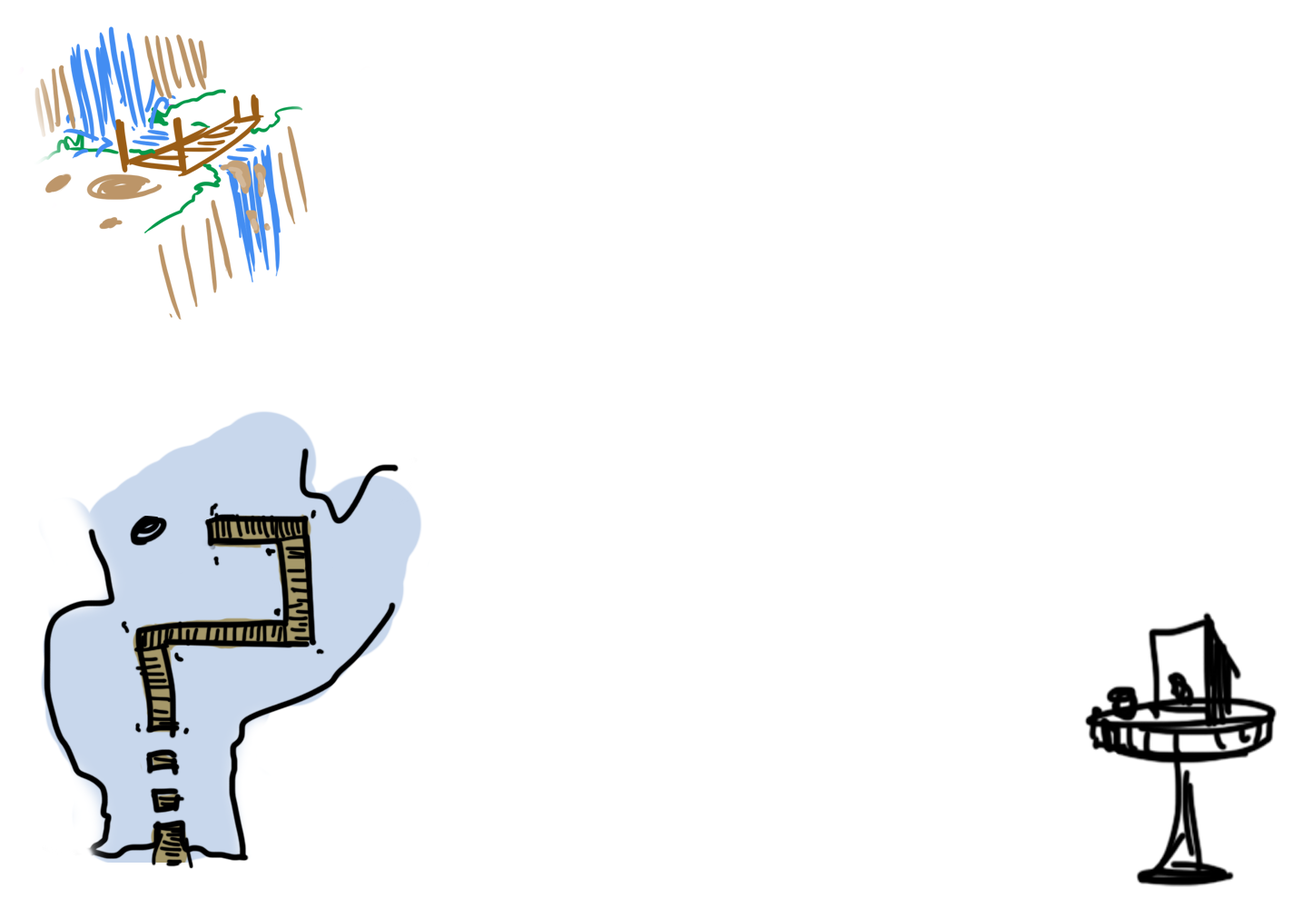
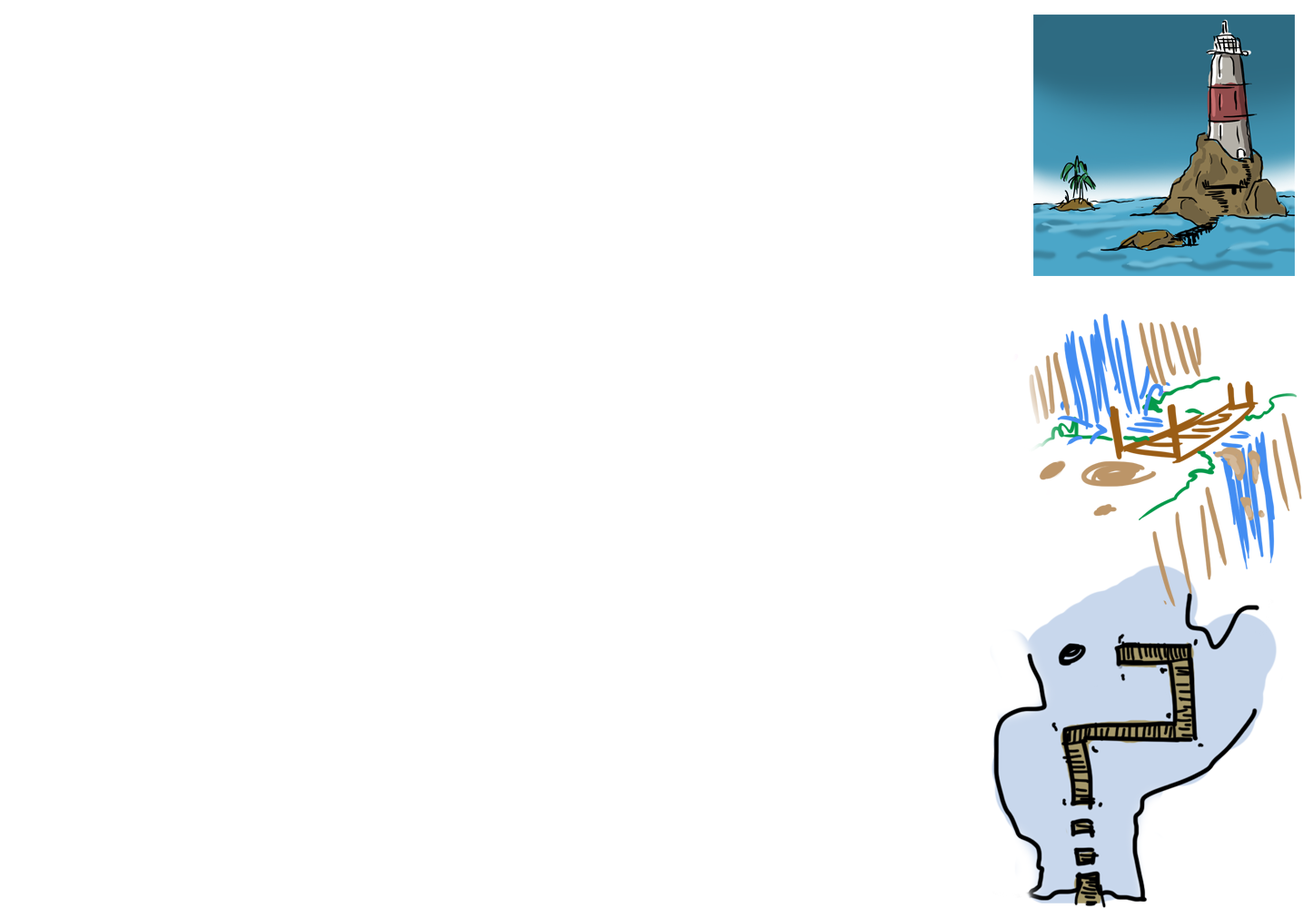
Two versions of the same layered image (1313 x 908). Layer-by-layer changes:
removed layer "Layer 5" over [19, 26, 1277, 887]
added layer "LightHouse" above "Bridge Waterfall" over [1032, 14, 1295, 276]
added layer "Bridge Waterfall" above "Map Segment" over [1013, 313, 1302, 608]
added layer "Map Segment" above "Background" over [989, 564, 1278, 908]
